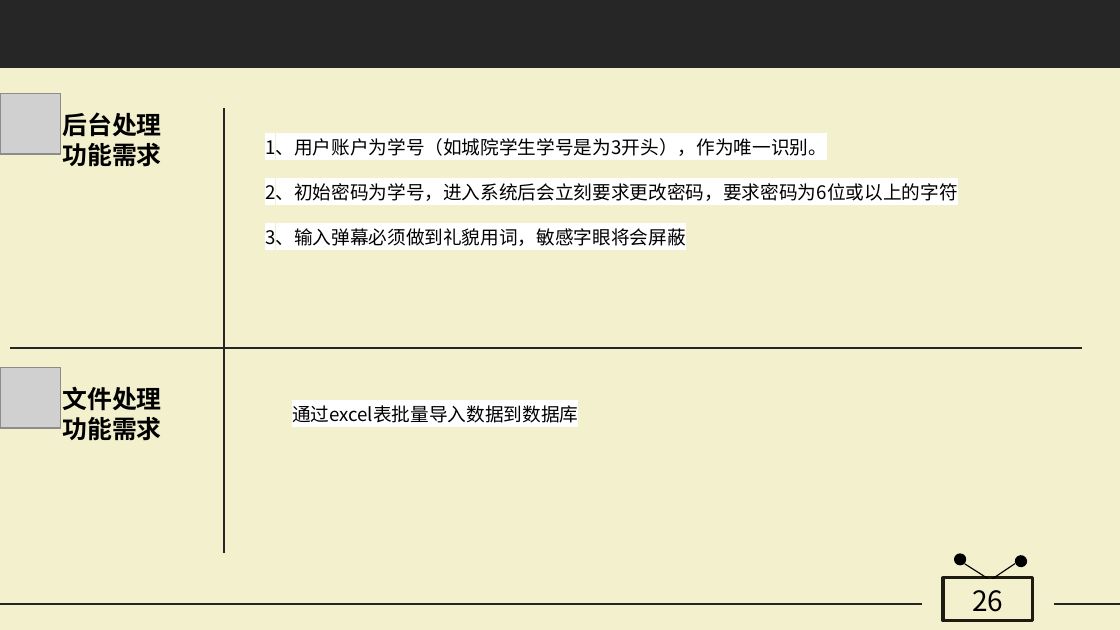
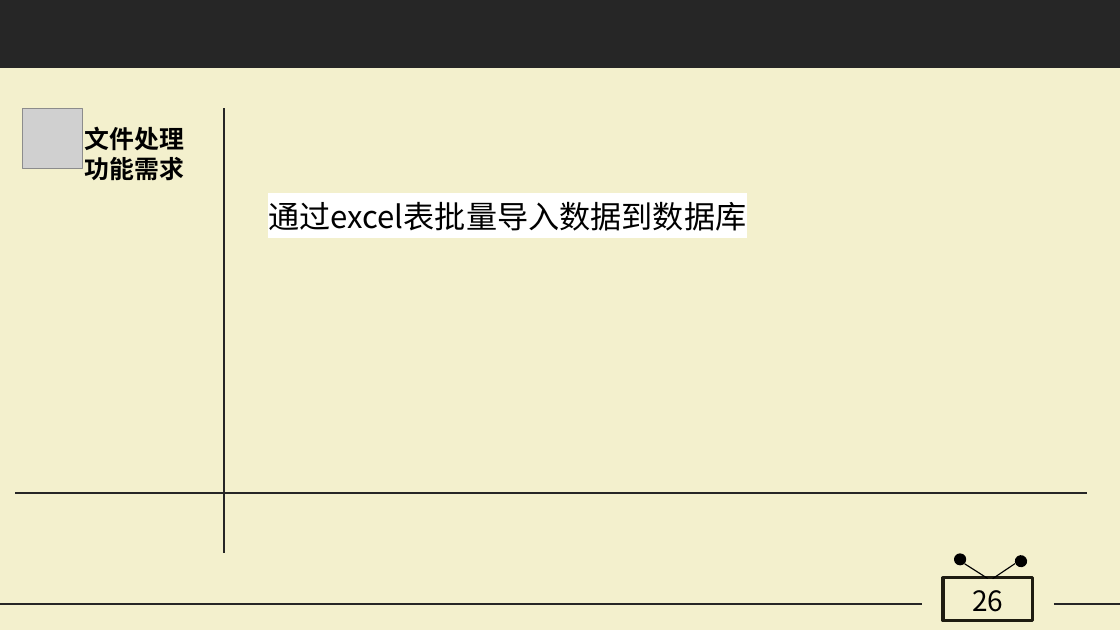
Before and after one commit to Belyenochi/Rest-room, a slide deck: slide 26 of G20爱弹幕需求规格说明书.pptx. Drawn at 1120x630 pixels with LibreOffice and Linux fonts; fonts in the diff are those of the drawing; grey boxes stand for pictures. Boxes give left, top, right and bottom in pixels: in the first picture for what was removed or moved away, otherwise in the second. Text is boxed around its words. In the diff, an @@ line names an element or a change of style, - is before the commit and + after.

```diff
--- a/G20爱弹幕需求规格说明书.pptx
+++ b/G20爱弹幕需求规格说明书.pptx
@@ picture removed at bbox=[0, 94, 60, 155] @@
@@ picture: place and size @@
-picture at bbox=[0, 367, 60, 428]
+picture at bbox=[22, 109, 83, 169]
@@ text removed at bbox=[63, 112, 162, 167] @@
-后台处理
-功能需求
@@ text "文件处理": place and size @@
-text "文件处理" at bbox=[63, 386, 162, 441]
+text "文件处理" at bbox=[85, 126, 184, 181]
@@ text removed at bbox=[265, 135, 958, 250] @@
-1、用户账户为学号（如城院学生学号是为3开头），作为唯一识别。
-2、初始密码为学号，进入系统后会立刻要求更改密码，要求密码为6位或以上的字符
-3、输入弹幕必须做到礼貌用词，敏感字眼将会屏蔽
@@ text "通过excel表批量导入数据到数据库": place and size @@
-text "通过excel表批量导入数据到数据库" at bbox=[292, 405, 578, 423]
+text "通过excel表批量导入数据到数据库" at bbox=[268, 201, 746, 231]
@@ text "通过excel表批量导入数据到数据库" at bbox=[268, 201, 746, 231]: size 12 to 20 pt @@
@@ line moved from (10, 348) - (1082, 348) to (15, 493) - (1088, 493) @@
```
Also in this commit, not shown: 1 other slide changed, 31 other files.
